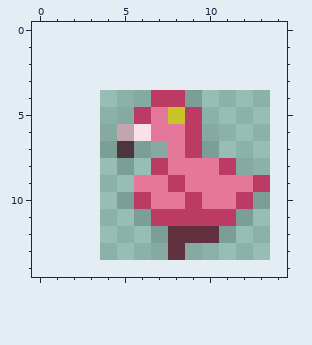
One commit to this pixel-art sprite: ghost/master/img/flamingostand.png. The picture above is the old version.
The file is 10x10 pixels. The old version is drawn lined up with the new one, on the new canvas.
Once edited:
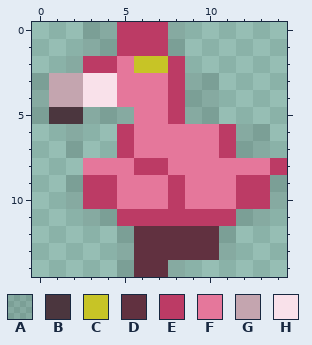
Palette (. is transparent): A #0000001b  B #4b363e  C #c7c426  D #613140  E #bc3b65  F #e5779b  G #c4a5af  H #f9e1ea
Changes in this commit:
canvas 10x10 -> 15x15, the old top-left corner now at 4,4
Changed rows in their new state; - is an unchanged pixel.
first column x 0:
 0 ---AAEEEA------
 1 ---AAEEEA------
 2 --AEEFCCE------
 3 AGGHHFFFEAA----
 4 AGGHHFFF--A----
 5 ABBAA-F-EAA----
 6 --A-.EF--FFEAA-
 7 --A-.EFF-FFEAA-
 8 ---FFFE----FFFE
 9 --AEEF------E-A
10 --AEEFF-EF---EA
11 ---AAEE------A-
12 -----ADD-------
13 -----ADD-DDA---
14 -----ADDA------
